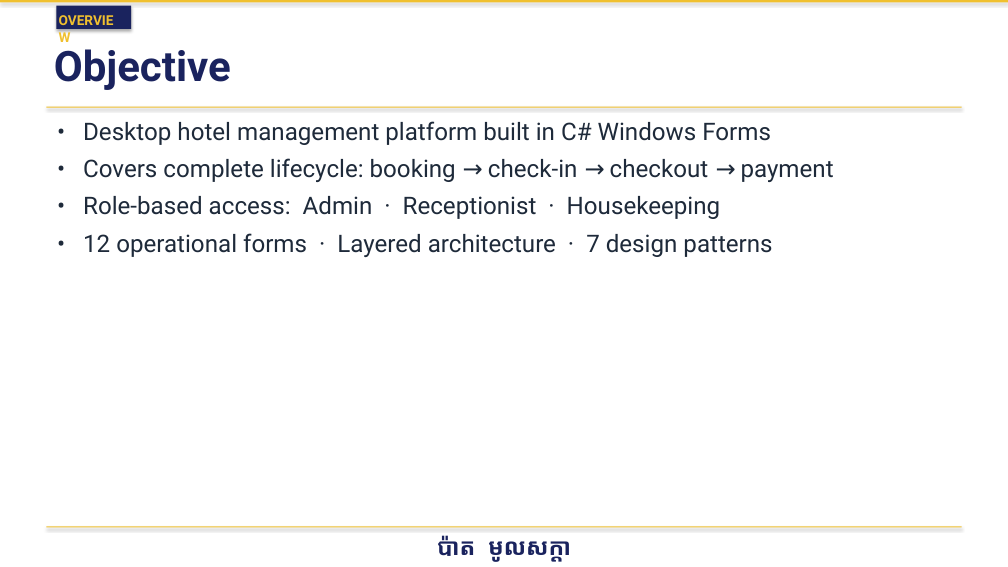
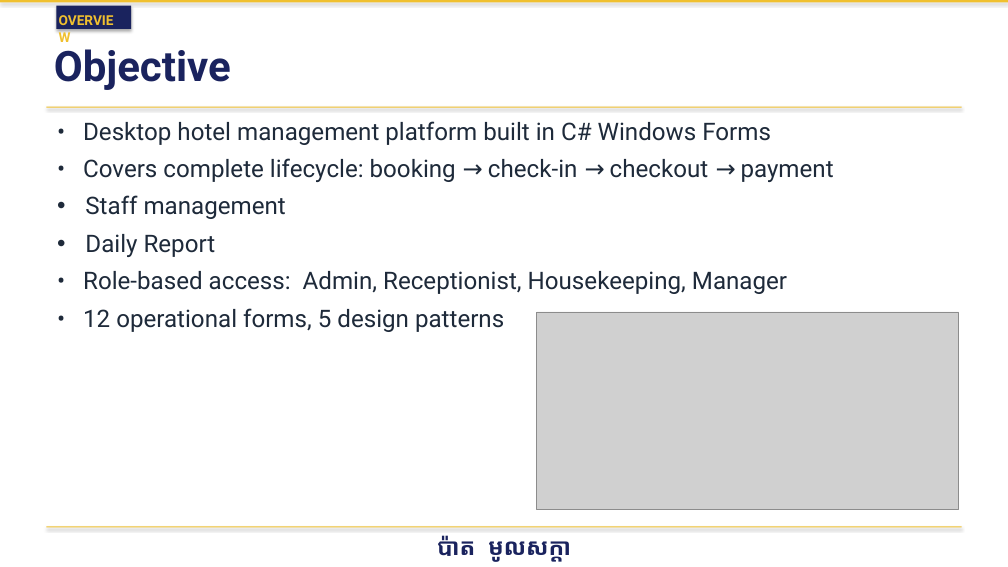
Before and after one commit to Vireakrom/hotel-management-system-OOAD, a slide deck: slide 3 of Documentation/HotelManagementSystem.pptx. Drawn at 1008x567 pixels with LibreOffice and Linux fonts; fonts in the diff are those of the drawing; grey boxes stand for pictures. Boxes give left, top, right and bottom in pixels: in the first picture for what was removed or moved away, otherwise in the second. Text is boxed around its words. In the diff, an @@ line names an element or a change of style, - is before the commit and + after.

```diff
--- a/Documentation/HotelManagementSystem.pptx
+++ b/Documentation/HotelManagementSystem.pptx
@@ text at [83,195,787,332]: text changed @@
-• Role-based access: Admin · Receptionist · Housekeeping
-• 12 operational forms · Layered architecture · 7 design patterns
+• Staff management
+• Daily Report
+• Role-based access: Admin, Receptionist, Housekeeping, Manager
+• 12 operational forms, 5 design patterns
@@ picture added at [537,312,959,510] @@
```
Also in this commit, not shown: 13 other slides changed, 13 other files.
